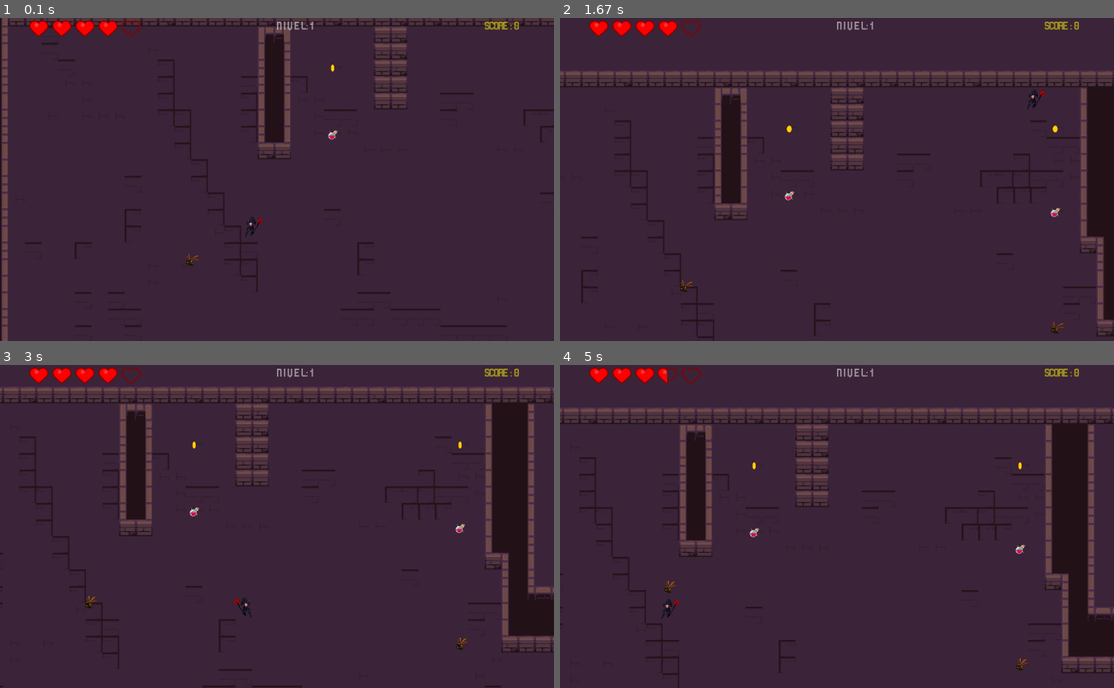
Above: before the commit, frames 1-4 (two rows, left to right).
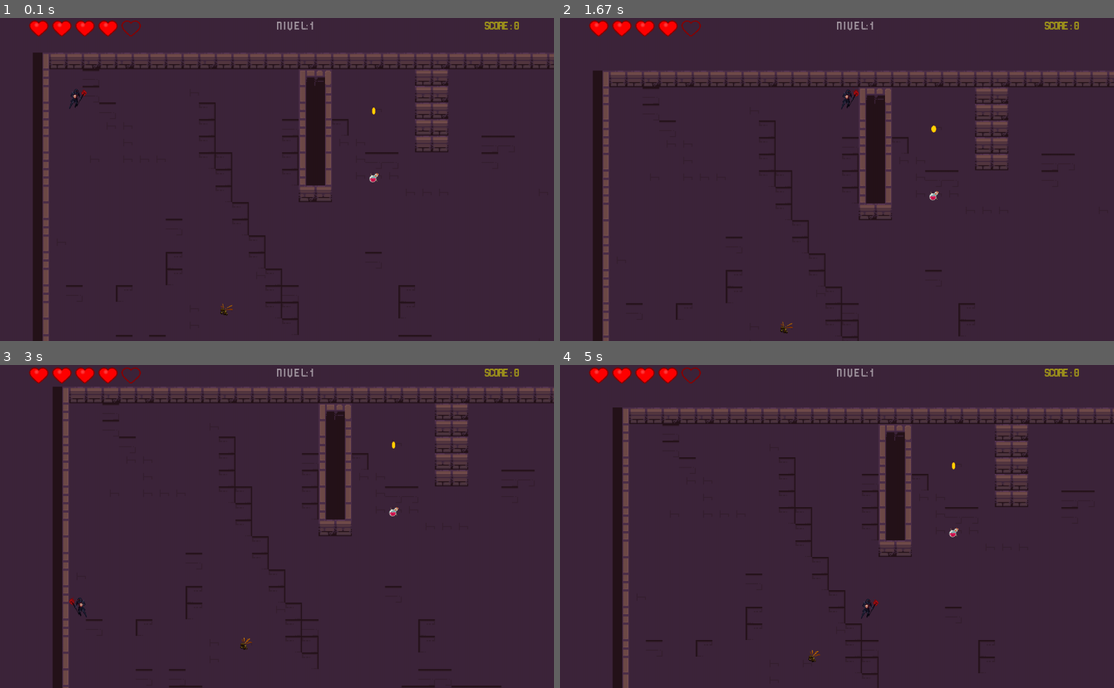
Above: after the commit, the same moments.

Repository: sergiosmmr/Juego_pygame-survivor-
Game: pygame game, started from main.py
The game is run twice, just before and just after one commit, with the same random seed, the same clock (stepped at 60 frames per second) and the same inputs.
Inputs (mouse positions are in pixels of both pictures, inside the frame that each line leads up to):
- Up to frame 1 (0.1 s): no input
- Up to frame 2 (1.67 s): hold D 0.33-0.8 s; move the mouse to (814, 192) at 0.37 s; hold W 0.83-1.3 s; move the mouse to (1014, 169) at 0.87 s; hold D from 1.33 s (still down); move the mouse to (704, 182) at 1.37 s
- Up to frame 3 (3 s): release D at 1.8 s; hold A 1.83-2.37 s; move the mouse to (105, 478) at 1.87 s; hold S 2.4-2.87 s; move the mouse to (360, 413) at 2.43 s; hold A from 2.9 s (still down); move the mouse to (343, 555) at 2.93 s
- Up to frame 4 (5 s): release A at 3.37 s; hold W 3.4-3.87 s; move the mouse to (848, 416) at 3.43 s; hold D 3.9-4.53 s; move the mouse to (637, 516) at 3.93 s; hold S from 4.57 s (still down); move the mouse to (842, 562) at 4.6 s

The runs differ from the first frame. In frame 1, 11% of the frame differs, in the area x 0-100%, y 0-100%; in frame 2, 12%; in frame 3, 14%, in the area x 0-100%, y 6-100%; in frame 4, 14%.

Commit message:
se configura muerte de jugador, pantalla 'game over' y boton 'reinicio' todo funcionando

Diff:
--- a/constantes_varaibles.py
+++ b/constantes_varaibles.py
@@ -31,6 +31,8 @@
 COLOR_DE_FONDO = (0, 0, 20)
 COLOR_ARMA = (255,200,0)
 COLOR_SUELO = (61, 37, 59)
+ROJO_OSCURO = (139, 0, 0)
+COLOR_NEGRO = (0, 0, 0)
 
 
 ####### OTROS #######
--- a/main.py
+++ b/main.py
@@ -39,6 +39,11 @@
 ##### FUENTES ######
 font = pg.font.Font("assets/font/Ryga.ttf", cons.TAMANIO_FUENTE_ENEMIGOS)
 font_score = pg.font.Font("assets/font/Ryga.ttf", cons.TAMANIO_FUENTE_SCORE)
+font_game_over = pg.font.Font("assets/font/Colorfiction - Gothic - Regular.otf", 110)
+font_reinicio = pg.font.Font("assets/font/Colorfiction - Gothic - Regular.otf", 30)
+
+game_over_text = font_game_over.render("GAME OVER", True, cons.COLOR_BLANCO)
+texto_boton_reinicio = font_reinicio.render("Reiniciar", True, cons.COLOR_NEGRO)
 
 ##############importar imagenes#############
 
@@ -160,7 +165,7 @@
 
 
 #crear un jugador de la clase personaje en posicion x , y
-jugador = per.Personaje (550, 450, animaciones, 80, 1)
+jugador = per.Personaje (80, 80, animaciones, 80, 1)
 
 #crear una lista de enemigos
 lista_enemigos = []
@@ -202,52 +207,55 @@
 
     ventana.fill(cons.COLOR_SUELO)
 
-
-    #calcular movimiento del jugador
-    delta_x = 0
-    delta_y = 0
-
-    if mover_derecha == True:
-        delta_x = cons.VELOCIDAD_PERSONAJE
-    if mover_izquierda == True:
-        delta_x = -cons.VELOCIDAD_PERSONAJE
-    if mover_abajo == True:
-        delta_y = cons.VELOCIDAD_PERSONAJE
-    if mover_arriba == True:
-        delta_y = -cons.VELOCIDAD_PERSONAJE
-
-        #mover al jugador
-    posicion_pantalla, nivel_completo = jugador.movimiento(delta_x, delta_y, world.obstaculos_tiles, world.exit_tile)
-
-    # actualiza el mapa
-    world.update(posicion_pantalla)
-
-    #actualiza estado de jugador
-    jugador.update()
-
-    #actualiza estado de enemigo
-    for ene in lista_enemigos:
-        ene.update()
-
-
-    #actualiza el esatdo del arma
-    bala = arma.update(jugador)
-
-    if bala:
-        grupo_balas.add(bala)
-    for bala in grupo_balas:
-        damage, post_damage = bala.update(lista_enemigos, world.obstaculos_tiles)
-        if damage:
-            damage_text = tx.Damage_text(post_damage.centerx, post_damage.centery, "-" + str(damage), font, cons.COLOR_ROJO)
-            grupo_damage_text.add(damage_text)
-
-
-
-    # actualizar el daño
-    grupo_damage_text.update(posicion_pantalla)
-
-    #actualizar items
-    grupo_items.update(posicion_pantalla, jugador)
+    if jugador.vivo:
+
+
+
+        #calcular movimiento del jugador
+        delta_x = 0
+        delta_y = 0
+
+        if mover_derecha == True:
+            delta_x = cons.VELOCIDAD_PERSONAJE
+        if mover_izquierda == True:
+            delta_x = -cons.VELOCIDAD_PERSONAJE
+        if mover_abajo == True:
+            delta_y = cons.VELOCIDAD_PERSONAJE
+        if mover_arriba == True:
+            delta_y = -cons.VELOCIDAD_PERSONAJE
+
+            #mover al jugador
+        posicion_pantalla, nivel_completo = jugador.movimiento(delta_x, delta_y, world.obstaculos_tiles, world.exit_tile)
+
+        # actualiza el mapa
+        world.update(posicion_pantalla)
+
+        #actualiza estado de jugador
+        jugador.update()
+
+        #actualiza estado de enemigo
+        for ene in lista_enemigos:
+            ene.update()
+
+
+        #actualiza el esatdo del arma
+        bala = arma.update(jugador)
+
+        if bala:
+            grupo_balas.add(bala)
+        for bala in grupo_balas:
+            damage, post_damage = bala.update(lista_enemigos, world.obstaculos_tiles)
+            if damage:
+                damage_text = tx.Damage_text(post_damage.centerx, post_damage.centery, "-" + str(damage), font, cons.COLOR_ROJO)
+                grupo_damage_text.add(damage_text)
+
+
+
+        # actualizar el daño
+        grupo_damage_text.update(posicion_pantalla)
+
+        #actualizar items
+        grupo_items.update(posicion_pantalla, jugador)
 
     #dibujar mundo
     world.draw(ventana)
@@ -308,10 +316,15 @@
             for item in world.lista_item:
                 grupo_items.add(item)
 
-
-
-
-
+    if not jugador.vivo:
+        ventana.fill(cons.ROJO_OSCURO)
+        text_rect = game_over_text.get_rect(center = (cons.ANCHO_VENTANA/2, cons.ALTO_VENTANA/2))
+
+        ventana.blit(game_over_text, text_rect)
+        # boton de reinicio
+        boton_reinicio = pg.Rect(cons.ANCHO_VENTANA/2 - 100, cons.ALTO_VENTANA/2 + 150, 200, 50)
+        pg.draw.rect(ventana, cons.COLOR_BLANCO, boton_reinicio)
+        ventana.blit(texto_boton_reinicio, (boton_reinicio.x + 50, boton_reinicio.y + 10))
 
     for event in pg.event.get():
         if event.type == pg.QUIT:
@@ -340,6 +353,34 @@
                 mover_derecha = False
             elif event.key == pg.K_a:
                 mover_izquierda = False
+        if event.type == pg.MOUSEBUTTONDOWN:
+            if boton_reinicio.collidepoint(event.pos) and not jugador.vivo:
+                #################################### optimizar con funcion ####################################
+                jugador.vivo = True
+                jugador.energia = 100
+                jugador.score = 0
+                nivel = 1
+                world_data = resetear_mundo()
+                    #cargar el archivo con nivel
+                with open(f"niveles/nivel_{nivel}.csv", newline="") as csv_file:
+                    reader = csv.reader(csv_file, delimiter=',')
+                    for x, fila in enumerate(reader):
+                        for y, columna in enumerate(fila):
+                                world_data [x] [y] = int(columna)
+                world = md.Mundo()
+                world.procesar_data(world_data, lista_tile, item_imagenes, animacion_enemigos)
+                jugador.actualizar_coordenadas(cons.COORDENADAS_ENEMIGO_NIVEL[str(nivel)])
+
+                  #añadir items de la data de world ################# tratar de hacer una funcion, mejorar##############
+                for item in world.lista_item:
+                    grupo_items.add(item)
+                #crear una lista de enemigos################### tratar de hacer una funcion, mejorar##############
+                lista_enemigos = []
+                for ene in world.lista_enemigo:
+                    lista_enemigos.append(ene)
+
+
+
 
 
 
Binary file added: assets/font/Colorfiction - Gothic - Regular.otf
